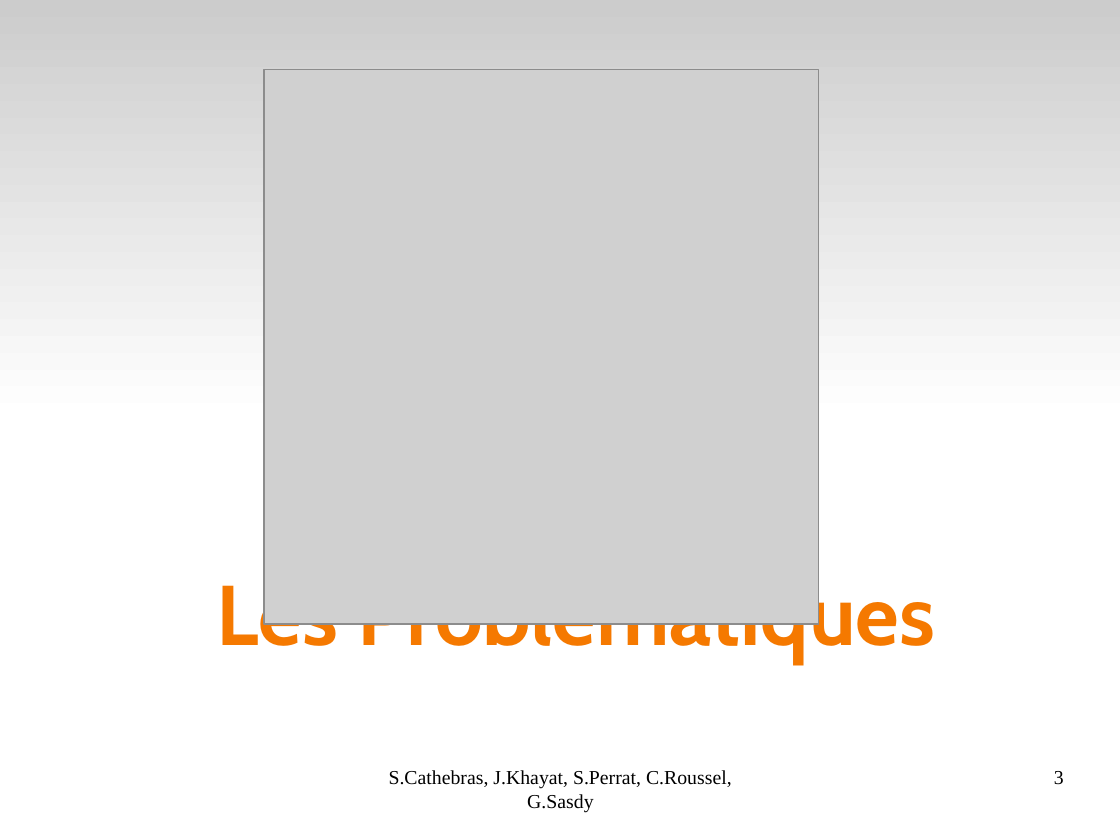
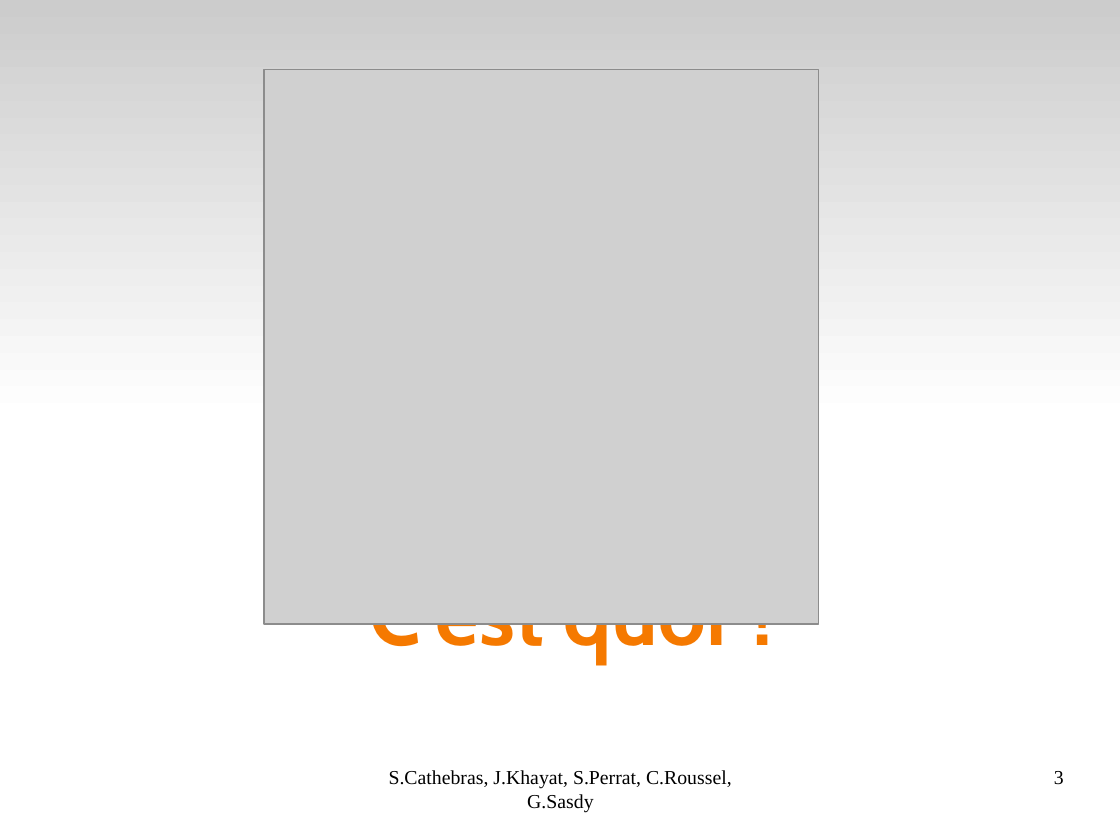
Before and after one commit to Darktrop/git-mediawiki-ensimag, a slide deck: slide 3 of sheme/presoutenance/Bilan.odp. Drawn at 1120x840 pixels with LibreOffice and Linux fonts; fonts in the diff are those of the drawing; grey boxes stand for pictures. Boxes give left, top, right and bottom in pixels: in the first picture for what was removed or moved away, otherwise in the second. Text is boxed around its words. In the diff, an @@ line names an element or a change of style, - is before the commit and + after.

```diff
--- a/sheme/presoutenance/Bilan.odp
+++ b/sheme/presoutenance/Bilan.odp
@@ title at [369,623,726,664]: text changed @@
-Les Problématiques
+C'est quoi ?
```
Also in this commit, not shown: 6 other slides changed, 4 slides removed.
